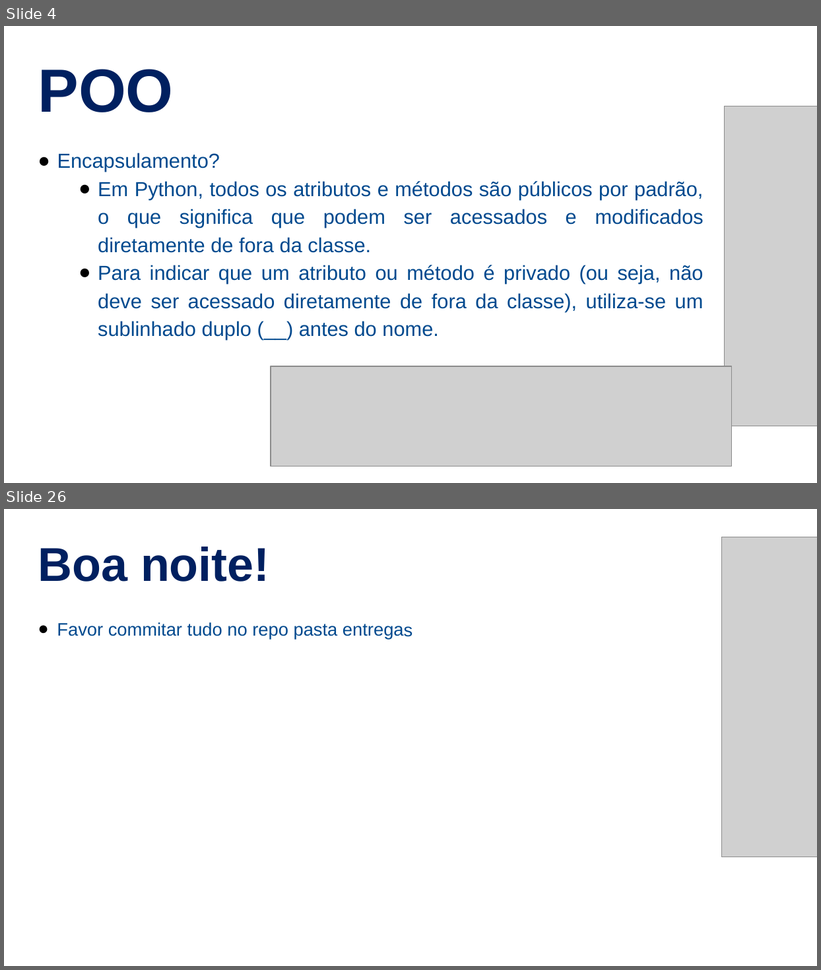
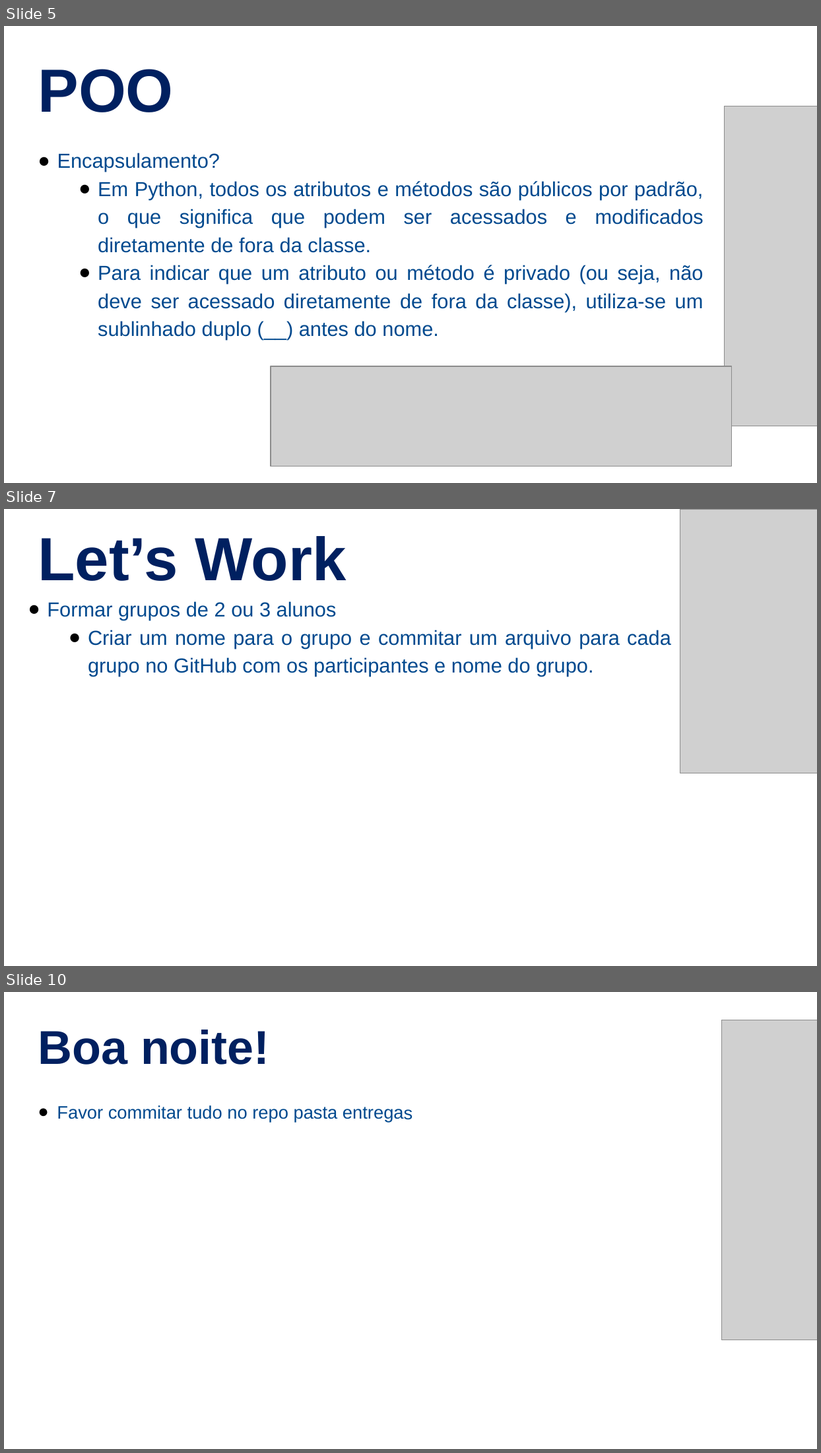
Before and after one commit to NaturalCoder/TI96, a slide deck: Aula18/Aula18.pptx. Shown one above the other, each under a label of ours: slides 4 and 26 before the commit, slides 5, 7 and 10 after it; the slides between them are not shown. The pictures are 821x970 and 821x1453 pixels, drawn with LibreOffice and Linux fonts; fonts in the diff are those of the drawing; grey boxes stand for pictures. Boxes give left, top, right and bottom in pixels: in the first picture for what was removed or moved away, otherwise in the second. Text is boxed around its words. In the diff, an @@ line names an element or a change of style, - is before the commit and + after.

```diff
--- a/Aula18/Aula18.pptx
+++ b/Aula18/Aula18.pptx
@@ slide 7 added at [4, 509, 817, 966], background #FFFFFF @@
@@ picture added at [680, 510, 817, 774] @@
@@ text added at [38, 536, 346, 581], 54 pt, text #002060, bold @@
+Let’s Work
@@ text added at [47, 601, 671, 677], 18 pt, text #01498E @@
+● Formar grupos de 2 ou 3 alunos
+  ● Criar um nome para o grupo e commitar um arquivo para cada grupo no GitHub com os participantes e nome do grupo.
@@ what was slide 4 is now slide 5 @@
@@ what was slide 26 is now slide 10 @@
```
Also in this commit, not shown: 1 slide changed, 3 other slides added, 20 slides removed, 9 other files.
